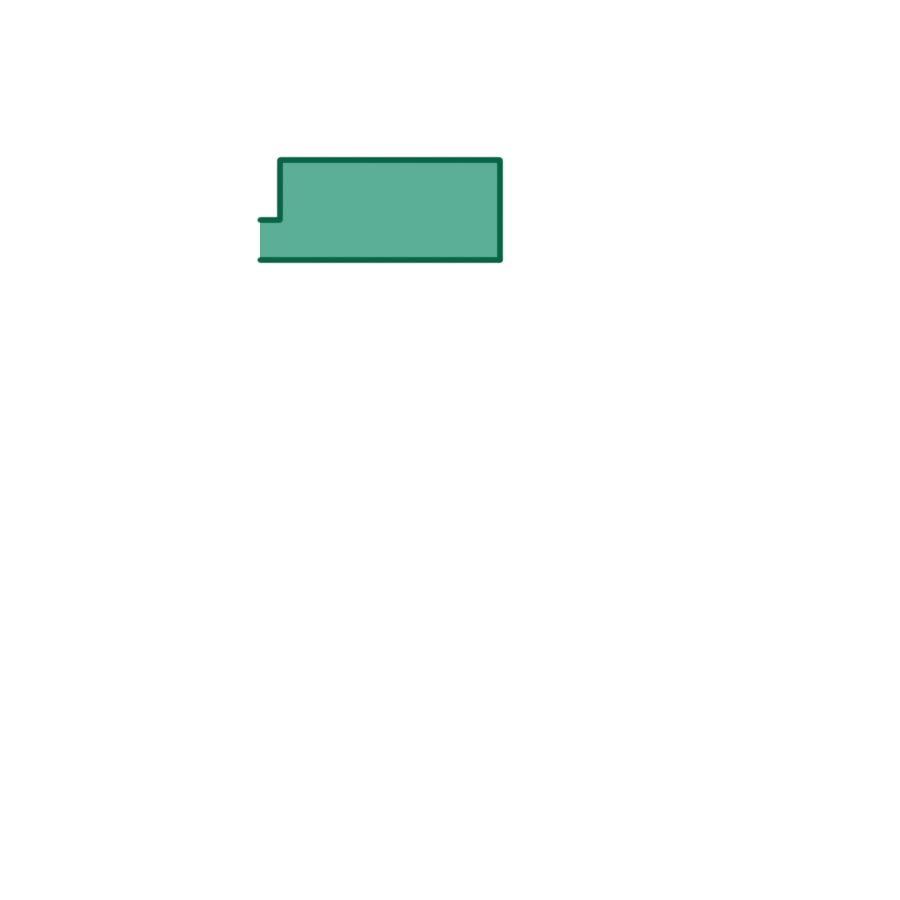
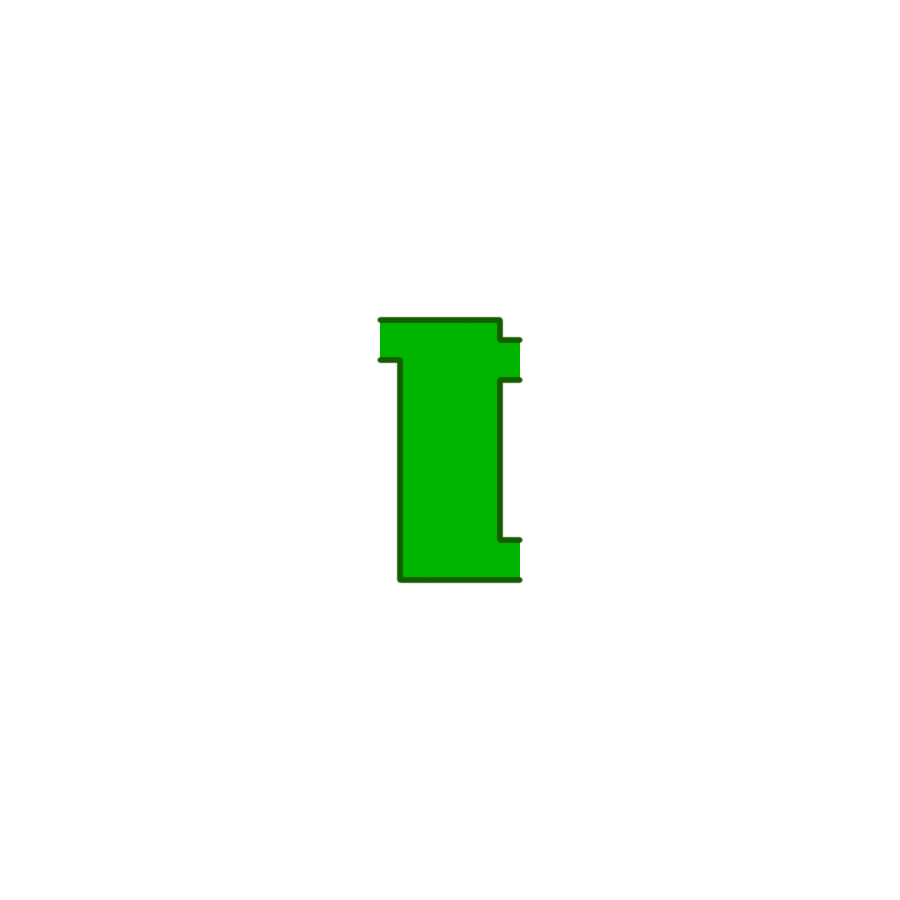
Layered file, before and after one edit (900×900). Changes by layer:
hid "Layer 23", masked it over [256, 156, 504, 264]
showed group "Group 1" (23 layers) over [376, 316, 524, 584]
added layer "Layer 27" in group "Group 1" over [376, 316, 524, 584]
